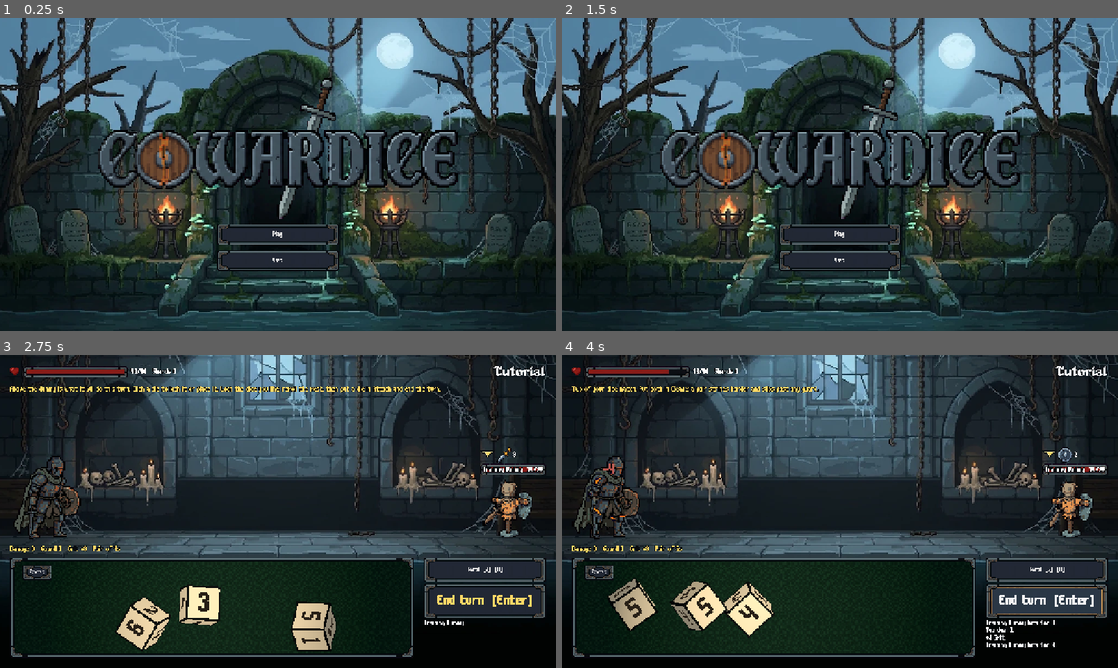
Above: before the commit, frames 1-4 (two rows, left to right).
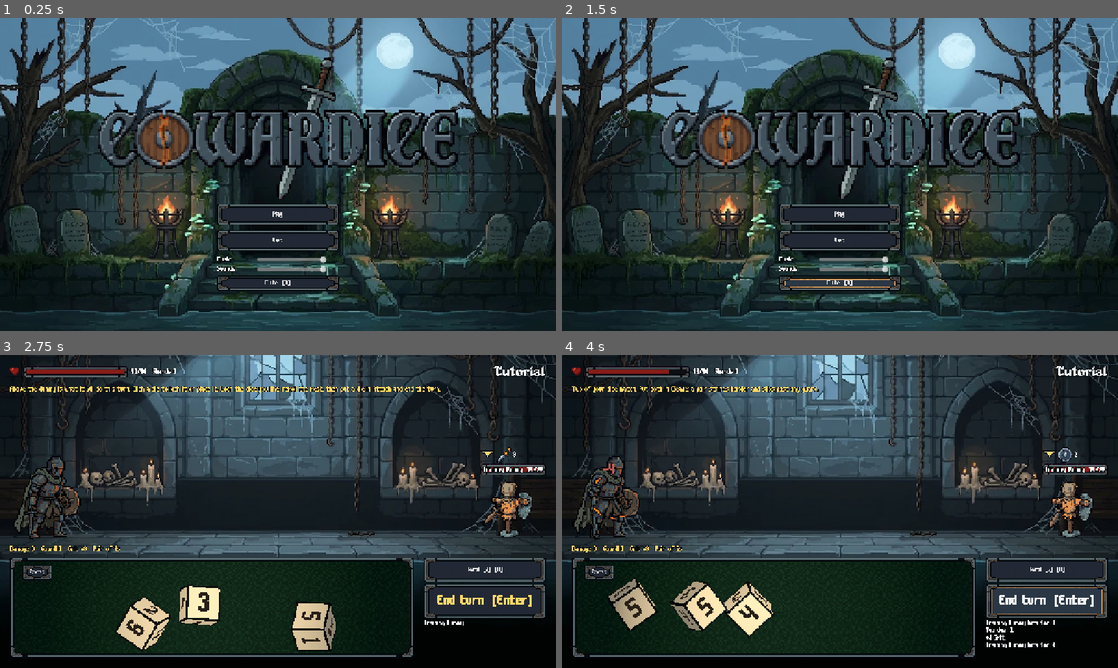
Above: after the commit, the same moments.

Repository: Xygnite/cowardice
Game: Godot game, scene res://main.tscn
Same seed, same stepped clock (60 frames per second), same inputs: the game is played once before the commit and once after it. Sound files missing from this copy of the repository are replaced by a short silence.
Inputs (mouse positions are in pixels of both pictures, inside the frame that each line leads up to):
- Up to frame 1 (0.25 s): no input
- Up to frame 2 (1.5 s): click (840, 284) at 0.5 s, where only the run after the commit has a clickable "Mute [M]"; click (840, 284) at 1.25 s, where only the run after the commit has a clickable "Unmute [M]"
- Up to frame 3 (2.75 s): click "Play" at 2 s
- Up to frame 4 (4 s): click "End turn [Enter]" at 2.75 s; click "End turn [Enter]" at 3.5 s

The runs differ from the first frame. In frame 1, 14% of the frame differs, in the area x 17-83%, y 12-88%; in frame 2, 14%; in frame 3, less than 0.1%; in frame 4, nothing differs.

Commit message:
Music and sound volume, mute, saved between launches
Music and SFX buses with sliders and a Mute button on the title menu and
camp; M mutes from any screen. Settings live in the save file.

Co-Authored-By: Claude Opus 5.5 <noreply@anthropic.com>

Diff:
--- a/scripts/camp_screen.gd
+++ b/scripts/camp_screen.gd
@@ -18,6 +18,9 @@
 	UI.image(top, "logo")
 	UI.spacer(top)
 	embers_label = UI.label(top, 22)
+	var sound := SoundControls.new()
+	sound.meta = meta
+	top.add_child(sound)
 	UI.heading(root, 32, "Camp: perk board")
 	var grid := UI.row(root, 24)
 	grid.size_flags_vertical = Control.SIZE_EXPAND_FILL
--- a/scripts/combat_screen.gd
+++ b/scripts/combat_screen.gd
@@ -85,6 +85,7 @@
 func _ready() -> void:
 	_build()
 	sfx.max_polyphony = 4  # a cleave hits several enemies at once
+	sfx.bus = "SFX"
 	add_child(sfx)  # after _build: it expects page()'s background as child 0
 	_log(", ".join(combat.enemies.map(func(e): return e.name)) + ".")
 	if combat.is_boss_fight():
--- a/scripts/game.gd
+++ b/scripts/game.gd
@@ -22,9 +22,16 @@
 
 
 func _ready() -> void:
+	for bus in ["Music", "SFX"]:  # made here rather than in a bus layout file; Meta.apply_sound sets their volume
+		if AudioServer.get_bus_index(bus) < 0:
+			AudioServer.add_bus()
+			AudioServer.set_bus_name(AudioServer.bus_count - 1, bus)
+	meta.apply_sound()
 	music.volume_db = -8.0
+	music.bus = "Music"
 	music.finished.connect(music.play)  # loop without touching the wav import settings
 	add_child(music)
+	ui_sfx.bus = "SFX"
 	add_child(ui_sfx)
 	get_tree().node_added.connect(_on_node_added)
 	for arg in OS.get_cmdline_user_args():  # dev shortcut: `-- --fight=6` jumps straight into that fight
@@ -39,6 +46,7 @@
 func _show_menu() -> void:
 	var s := MenuScreen.new()
 	s.tutorial_done = meta.tutorial_done
+	s.meta = meta
 	s.play.connect(_on_play)
 	s.tutorial.connect(_show_tutorial)
 	_show(s)
@@ -68,6 +76,14 @@
 	if music.stream != track:
 		music.stream = track
 		music.play()
+
+
+## M mutes or unmutes everything, on any screen.
+func _unhandled_input(event: InputEvent) -> void:
+	if event is InputEventKey and event.pressed and not event.echo and event.keycode == KEY_M:
+		meta.muted = not meta.muted
+		meta.apply_sound()
+		meta.save()
 
 
 func _on_node_added(node: Node) -> void:
--- a/scripts/menu_screen.gd
+++ b/scripts/menu_screen.gd
@@ -6,6 +6,7 @@
 signal tutorial
 
 var tutorial_done := false
+var meta: Meta  # for the sound controls
 
 
 func _ready() -> void:
@@ -23,3 +24,6 @@
 	if tutorial_done:  # the first Play is the tutorial anyway
 		UI.button(choices, "Tutorial", tutorial.emit).custom_minimum_size = Vector2(280, 48)
 	UI.button(choices, "Quit", get_tree().quit).custom_minimum_size = Vector2(280, 48)
+	var sound := SoundControls.new()
+	sound.meta = meta
+	choices.add_child(sound)
--- a/scripts/meta.gd
+++ b/scripts/meta.gd
@@ -1,6 +1,8 @@
 class_name Meta
 extends RefCounted
-## What survives between runs and launches: Embers, perks, whether the tutorial is done.
+## What survives between runs and launches: Embers, perks, whether the tutorial is done, sound settings.
+
+signal sound_changed  # so on-screen sound controls follow the M key
 
 const SAVE_PATH := "user://meta.json"
 const SLOTS := 2
@@ -15,7 +17,20 @@
 var owned: Array = []
 var equipped: Array = []
 var tutorial_done := false
+var music := 1.0  # Music bus loudness, 0 to 1
+var sounds := 1.0  # SFX bus loudness, 0 to 1
+var muted := false
 var save_path := SAVE_PATH
+
+
+## Pushes the sound settings to the audio buses (game.gd makes "Music" and "SFX").
+func apply_sound() -> void:
+	for bus in [["Music", music], ["SFX", sounds]]:
+		var i := AudioServer.get_bus_index(bus[0])
+		if i >= 0:
+			AudioServer.set_bus_volume_db(i, linear_to_db(bus[1]))
+	AudioServer.set_bus_mute(0, muted)
+	sound_changed.emit()
 
 
 ## Embers paid out at the end of a run, won or lost.
@@ -47,7 +62,8 @@
 	if f == null:
 		push_error("Could not save progress to %s" % save_path)
 		return
-	f.store_string(JSON.stringify({"embers": embers, "owned": owned, "equipped": equipped, "tutorial_done": tutorial_done}))
+	f.store_string(JSON.stringify({"embers": embers, "owned": owned, "equipped": equipped, "tutorial_done": tutorial_done,
+		"music": music, "sounds": sounds, "muted": muted}))
 
 
 ## A missing or unreadable save starts fresh rather than crashing.
@@ -62,4 +78,7 @@
 		m.owned = data.get("owned", []).filter(func(id): return PERKS.has(id))
 		m.equipped = data.get("equipped", []).filter(func(id): return id in m.owned)
 		m.tutorial_done = bool(data.get("tutorial_done", false))
+		m.music = clampf(float(data.get("music", 1.0)), 0.0, 1.0)
+		m.sounds = clampf(float(data.get("sounds", 1.0)), 0.0, 1.0)
+		m.muted = bool(data.get("muted", false))
 	return m
--- /dev/null
+++ b/scripts/sound_controls.gd
@@ -0,0 +1,44 @@
+class_name SoundControls
+extends VBoxContainer
+## Music and sound sliders and a mute button, kept in Meta's save. The M key (game.gd) mutes from anywhere.
+
+var meta: Meta
+var sliders := {}  # Meta field ("music" or "sounds") -> its HSlider
+var mute_button: Button
+
+
+func _ready() -> void:
+	add_theme_constant_override("separation", 6)
+	for s in [["music", "Music"], ["sounds", "Sounds"]]:
+		var r := UI.row(self, 12)
+		UI.label(r, 16, s[1]).custom_minimum_size.x = 80
+		var slider := HSlider.new()
+		slider.max_value = 1.0
+		slider.step = 0.05
+		slider.custom_minimum_size.x = 160
+		slider.size_flags_vertical = Control.SIZE_SHRINK_CENTER
+		slider.focus_mode = Control.FOCUS_NONE  # keep the keys for the game, as buttons do
+		slider.value_changed.connect(_on_slider.bind(s[0]))
+		r.add_child(slider)
+		sliders[s[0]] = slider
+	mute_button = UI.button(self, "", _on_mute)
+	meta.sound_changed.connect(_refresh)
+	_refresh()
+
+
+func _on_slider(value: float, field: String) -> void:
+	meta.set(field, value)
+	meta.apply_sound()
+	meta.save()
+
+
+func _on_mute() -> void:
+	meta.muted = not meta.muted
+	meta.apply_sound()
+	meta.save()
+
+
+func _refresh() -> void:
+	for field in sliders:
+		sliders[field].set_value_no_signal(meta.get(field))
+	mute_button.text = ("Unmute" if meta.muted else "Mute") + "  [M]"
--- a/tests/test_combat.gd
+++ b/tests/test_combat.gd
@@ -447,5 +447,24 @@
 	m.save()
 	var back := Meta.load_from(path)
 	check(back.embers == m.embers and back.owned == m.owned and back.equipped == m.equipped and back.tutorial_done, "save and load round-trip")
+	check(back.music == 1.0 and back.sounds == 1.0 and not back.muted, "sound starts at full volume, unmuted")
+	m.music = 0.25
+	m.sounds = 0.0
+	m.muted = true
+	m.save()
+	back = Meta.load_from(path)
+	check(back.music == 0.25 and back.sounds == 0.0 and back.muted, "sound settings round-trip")
+	var f := FileAccess.open(path, FileAccess.WRITE)
+	f.store_string('{"music": 7, "sounds": -2}')
+	f.close()
+	back = Meta.load_from(path)
+	check(back.music == 1.0 and back.sounds == 0.0, "out-of-range volumes in a save are clamped")
+	AudioServer.add_bus()
+	AudioServer.set_bus_name(AudioServer.bus_count - 1, "Music")
+	back.music = 0.5
+	back.apply_sound()
+	check(is_equal_approx(AudioServer.get_bus_volume_db(AudioServer.get_bus_index("Music")), linear_to_db(0.5)), "apply_sound sets the Music bus")
+	back.muted = false
+	back.apply_sound()
 	DirAccess.remove_absolute(path)
 	check(Meta.load_from(path).embers == 0, "a missing save starts fresh")
Not shown, added: scripts/sound_controls.gd.uid
